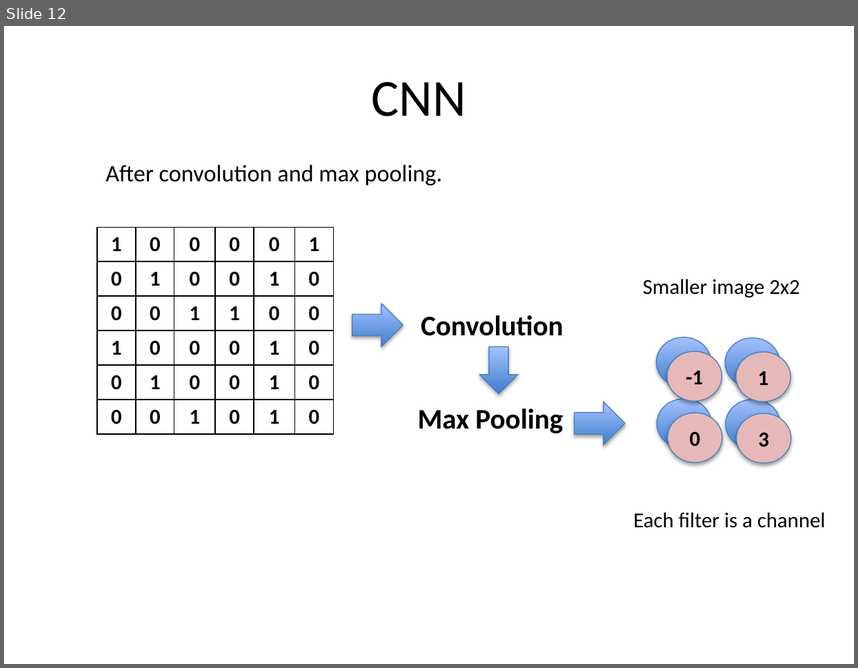
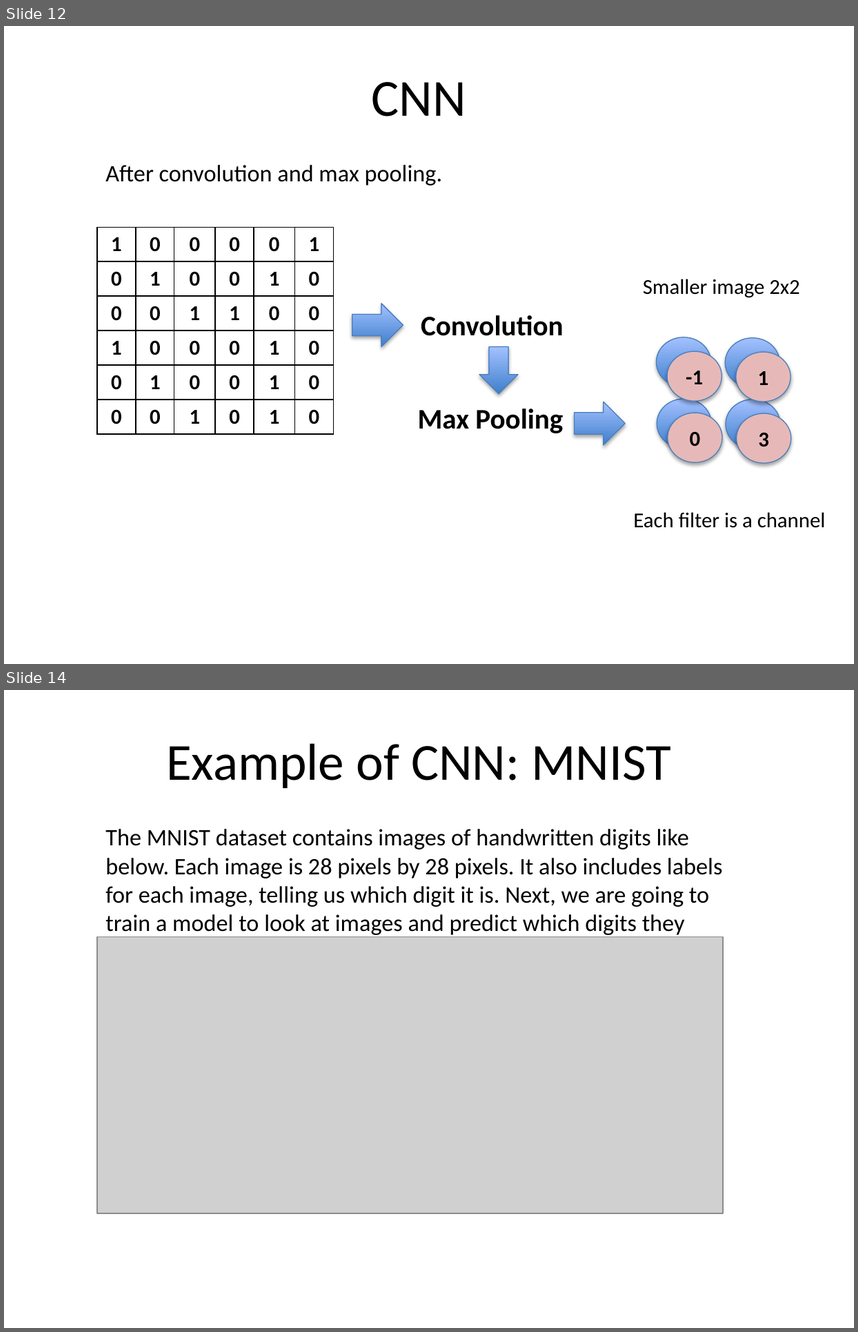
Before and after one commit to haozhestat/DeepLearning-Tensorflow, a slide deck: presentation.pptx. Shown one above the other, each under a label of ours: slide 12 before the commit, slides 12 and 14 after it; the slides between them are not shown. The pictures are 858x668 and 858x1332 pixels, drawn with LibreOffice and Linux fonts; fonts in the diff are those of the drawing; grey boxes stand for pictures. Boxes give left, top, right and bottom in pixels: in the first picture for what was removed or moved away, otherwise in the second. Text is boxed around its words. In the diff, an @@ line names an element or a change of style, - is before the commit and + after.

```diff
--- a/presentation.pptx
+++ b/presentation.pptx
@@ slide 14 added at (x1=4, y1=690, x2=854, y2=1328), background #FFFFFF @@
@@ title added at (x1=166, y1=743, x2=671, y2=788), 44 pt, text #000000 @@
+Example of CNN: MNIST
@@ subtitle added at (x1=105, y1=829, x2=723, y2=937), 20 pt, text #000000 @@
+The MNIST dataset contains images of handwritten digits like below. Each image is 28 pixels by 28 pixels. It also includes labels for each image, telling us which digit it is. Next, we are going to train a model to look at images and predict which digits they are.
@@ picture added at (x1=98, y1=936, x2=723, y2=1213) @@
```
Also in this commit, not shown: 1 slide changed, 10 other slides added, 1 slide removed.
